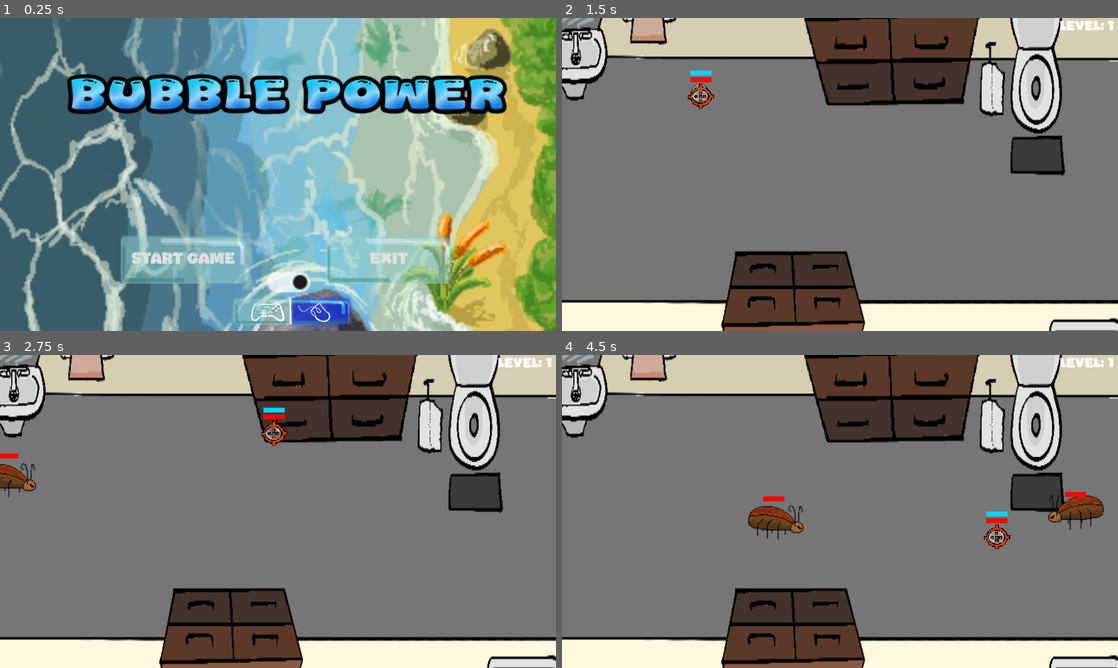
Above: before the commit, frames 1-4 (two rows, left to right).
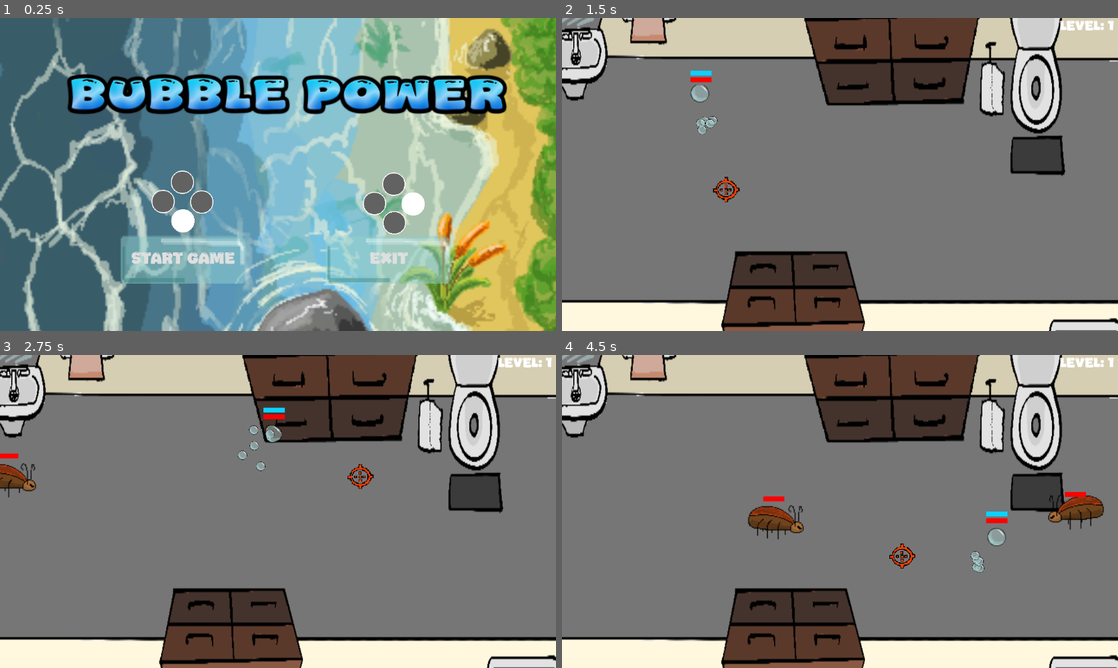
Above: after the commit, the same moments.

Repository: ConnorTamme/Bubble-Power
Game: Godot game, scene res://start_screen.tscn
The game is run twice, just before and just after one commit, with the same random seed, the same clock (stepped at 60 frames per second) and the same inputs. The engine's default icon, where the game draws it, is replaced by a stand-in: a white triangle on a blue panel in a dark square.
Inputs (mouse positions are in pixels of both pictures, inside the frame that each line leads up to):
- Up to frame 1 (0.25 s): no input
- Up to frame 2 (1.5 s): click (851, 280) at 0.52 s; click "START GAME" at 1.25 s
- Up to frame 3 (2.75 s): move the mouse to (400, 495) at 2.02 s; press the mouse at (400, 495) at 2.03 s; hold D (p1_right) from 2.03 s (still down)
- Up to frame 4 (4.5 s): move the mouse to (728, 527) at 2.77 s; release D (p1_right) at 2.78 s; release the mouse at (728, 527) at 2.78 s; hold S (p1_down) 2.78-3.53 s; tap Ctrl (p1_sneak) at 2.85 s; move the mouse to (895, 442) at 3.52 s; hold D (p1_right) 3.53-4.28 s; tap Shift (p1_sprint) at 3.6 s; move the mouse to (812, 574) at 4.27 s; hold W (p1_up) from 4.28 s (still down); click (812, 574) at 4.35 s

The runs differ from the first frame. In frame 1, 4.0% of the frame differs, in the area x 27-77%, y 48-99%; in frame 2, 0.5%; in frame 3, 0.5%; in frame 4, 0.5%.

Commit message:
Remove Need to Select Controller on Main Menu

Diff:
--- a/singleton.gd
+++ b/singleton.gd
@@ -9,7 +9,7 @@
 var numEnemyOnScreen = 0
 var level: int = 1
 
-@export var usingController = 0
+@export var usingController = false
 
 func _winner():
 	print("We have a winner!")
--- a/start_screen.gd
+++ b/start_screen.gd
@@ -9,9 +9,10 @@
 
 # Called every frame. 'delta' is the elapsed time since the previous frame.
 func _process(delta: float) -> void:
-	if Singleton.usingController and Input.is_action_pressed("controller_a"):
+	if Input.is_action_pressed("controller_a"):
 		get_tree().change_scene_to_file(sceneToLoad)
-	if Singleton.usingController and Input.is_action_pressed("controller_b"):
+		Singleton.usingController = true
+	if Input.is_action_pressed("controller_b"):
 		get_tree().quit()
 
 
@@ -20,4 +21,5 @@
 
 func _on_start_btn_button_down() -> void:
 	print("Trying to load scene: ", sceneToLoad)
+	Singleton.usingController = false
 	get_tree().change_scene_to_file(sceneToLoad)
--- a/start_screen.tscn
+++ b/start_screen.tscn
@@ -1,13 +1,12 @@
-[gd_scene load_steps=9 format=3 uid="uid://byjnj6r343o6w"]
+[gd_scene load_steps=8 format=3 uid="uid://byjnj6r343o6w"]
 
 [ext_resource type="Script" path="res://start_screen.gd" id="1_3eful"]
-[ext_resource type="FontFile" uid="uid://dawksoj6aosvj" path="res://Jhon Cream.ttf" id="2_nqelo"]
+[ext_resource type="FontFile" uid="uid://ccbgp2yit3pkj" path="res://Jhon Cream.ttf" id="2_nqelo"]
 [ext_resource type="Theme" uid="uid://d4anuxoy31i5m" path="res://ButtonTheme.tres" id="2_wb1hg"]
-[ext_resource type="Texture2D" uid="uid://clbkasrb1l04y" path="res://river.png" id="3_7gbsq"]
-[ext_resource type="Texture2D" uid="uid://bdkhiebbja264" path="res://Title_Logo.png" id="4_tbsvm"]
-[ext_resource type="Script" path="res://control_toggle.gd" id="6_es3bm"]
-[ext_resource type="Texture2D" uid="uid://hqxure6en68t" path="res://controller_input.png" id="6_jsxnr"]
-[ext_resource type="Texture2D" uid="uid://bridlttgj86jp" path="res://mouse_input.png" id="7_f3x1a"]
+[ext_resource type="Texture2D" uid="uid://c7fcavpyps46j" path="res://river.png" id="3_7gbsq"]
+[ext_resource type="Texture2D" uid="uid://o36nafsym3pj" path="res://Title_Logo.png" id="4_tbsvm"]
+[ext_resource type="Texture2D" uid="uid://cstuhdr5pmk6h" path="res://buttons-down.png" id="6_djuja"]
+[ext_resource type="Texture2D" uid="uid://r3mgcjmcv707" path="res://buttons-right.png" id="7_feu33"]
 
 [node name="StartScreen" type="Node2D"]
 script = ExtResource("1_3eful")
@@ -45,26 +44,21 @@
 scale = Vector2(0.5, 0.5)
 texture = ExtResource("4_tbsvm")
 
-[node name="ControlToggle" type="CheckButton" parent="."]
-offset_left = 532.0
-offset_top = 511.0
-offset_right = 576.0
-offset_bottom = 535.0
-scale = Vector2(3, 3)
-button_pressed = true
-script = ExtResource("6_es3bm")
+[node name="TextureRect" type="TextureRect" parent="."]
+offset_left = 314.0
+offset_top = 316.0
+offset_right = 442.0
+offset_bottom = 444.0
+texture = ExtResource("6_djuja")
+expand_mode = 1
+stretch_mode = 4
 
-[node name="Controller" type="Sprite2D" parent="ControlToggle"]
-visible = false
-position = Vector2(24, 32)
-scale = Vector2(0.282222, 0.297778)
-texture = ExtResource("6_jsxnr")
-
-[node name="Mouse" type="Sprite2D" parent="ControlToggle"]
-position = Vector2(24, 32)
-scale = Vector2(0.282222, 0.297778)
-texture = ExtResource("7_f3x1a")
+[node name="TextureRect2" type="TextureRect" parent="."]
+offset_left = 752.0
+offset_top = 320.0
+offset_right = 880.0
+offset_bottom = 448.0
+texture = ExtResource("7_feu33")
 
 [connection signal="button_down" from="StartBtn" to="." method="_on_start_btn_button_down"]
 [connection signal="button_down" from="ExitBtn" to="." method="_on_exit_btn_button_down"]
-[connection signal="toggled" from="ControlToggle" to="ControlToggle" method="_on_toggled"]
Binary file added: buttons-down.png
Binary file added: buttons-right.png
